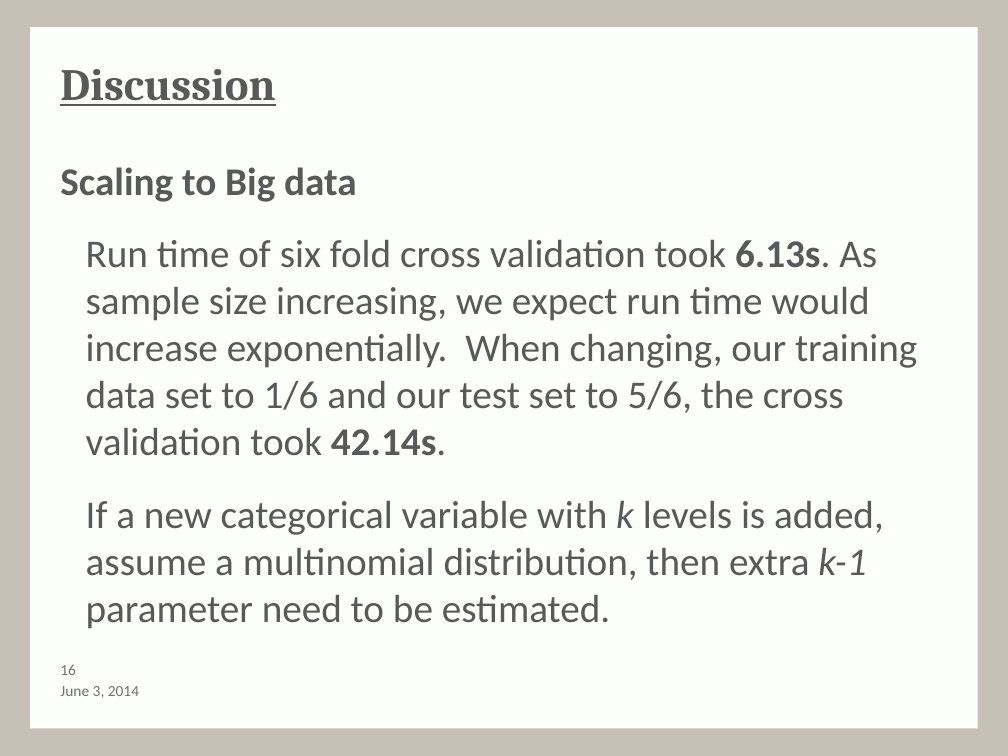
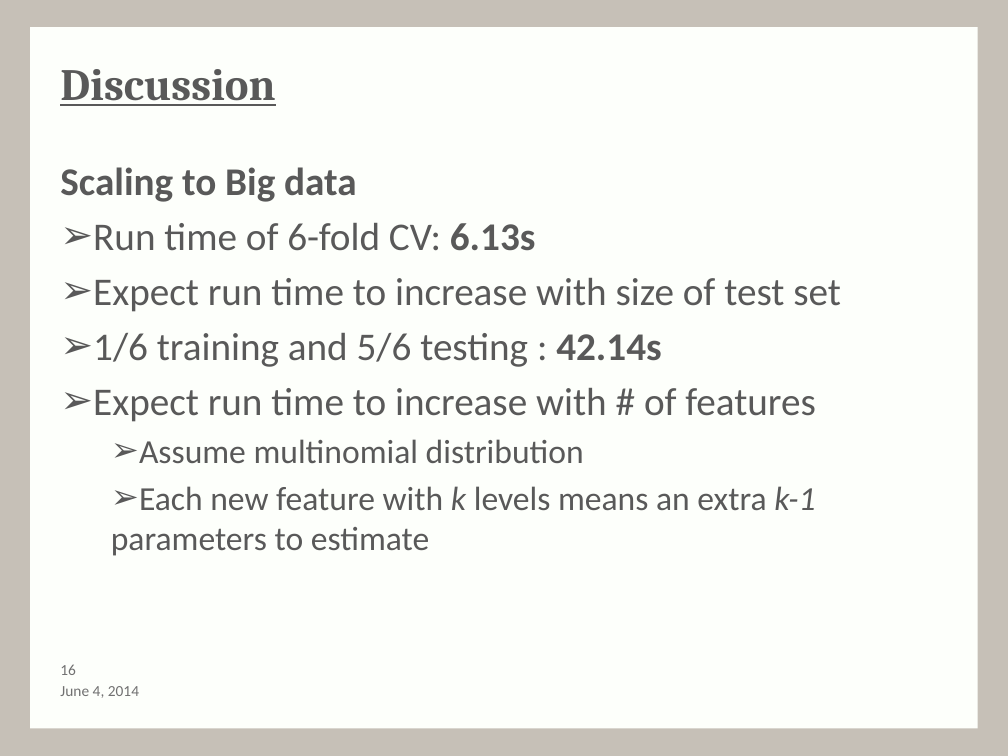
Before and after one commit to MartinGuyer/Project3ML, a slide deck: slide 17 of Presentation/presentation-draft.pptx. Drawn at 1008x756 pixels with LibreOffice and Linux fonts; fonts in the diff are those of the drawing; background and template pictures are left out. Boxes give left, top, right and bottom in pixels: in the first picture for what was removed or moved away, otherwise in the second. Text is boxed around its words. In the diff, an @@ line names an element or a change of style, - is before the commit and + after.

Commit message:
Edited presentation slides

```diff
--- a/Presentation/presentation-draft.pptx
+++ b/Presentation/presentation-draft.pptx
@@ text at bbox=[93, 223, 841, 556]: text changed @@
-  Run time of six fold cross validation took 6.13s. As sample size increasing, we expect run time would increase exponentially. When changing, our training data set to 1/6 and our test set to 5/6, the cross validation took 42.14s.
-  If a new categorical variable with k levels is added, assume a multinomial distribution, then extra k-1 parameter need to be estimated.
+➢ Run time of 6-fold CV: 6.13s
+➢ Expect run time to increase with size of test set
+➢ 1/6 training and 5/6 testing : 42.14s
+➢ Expect run time to increase with # of features
+    ➢ Assume multinomial distribution
+    ➢ Each new feature with k levels means an extra k-1 parameters to estimate
@@ text at bbox=[60, 686, 139, 698]: text changed @@
-June 3, 2014
+June 4, 2014
```
Also in this commit, not shown: 17 other slides changed.
